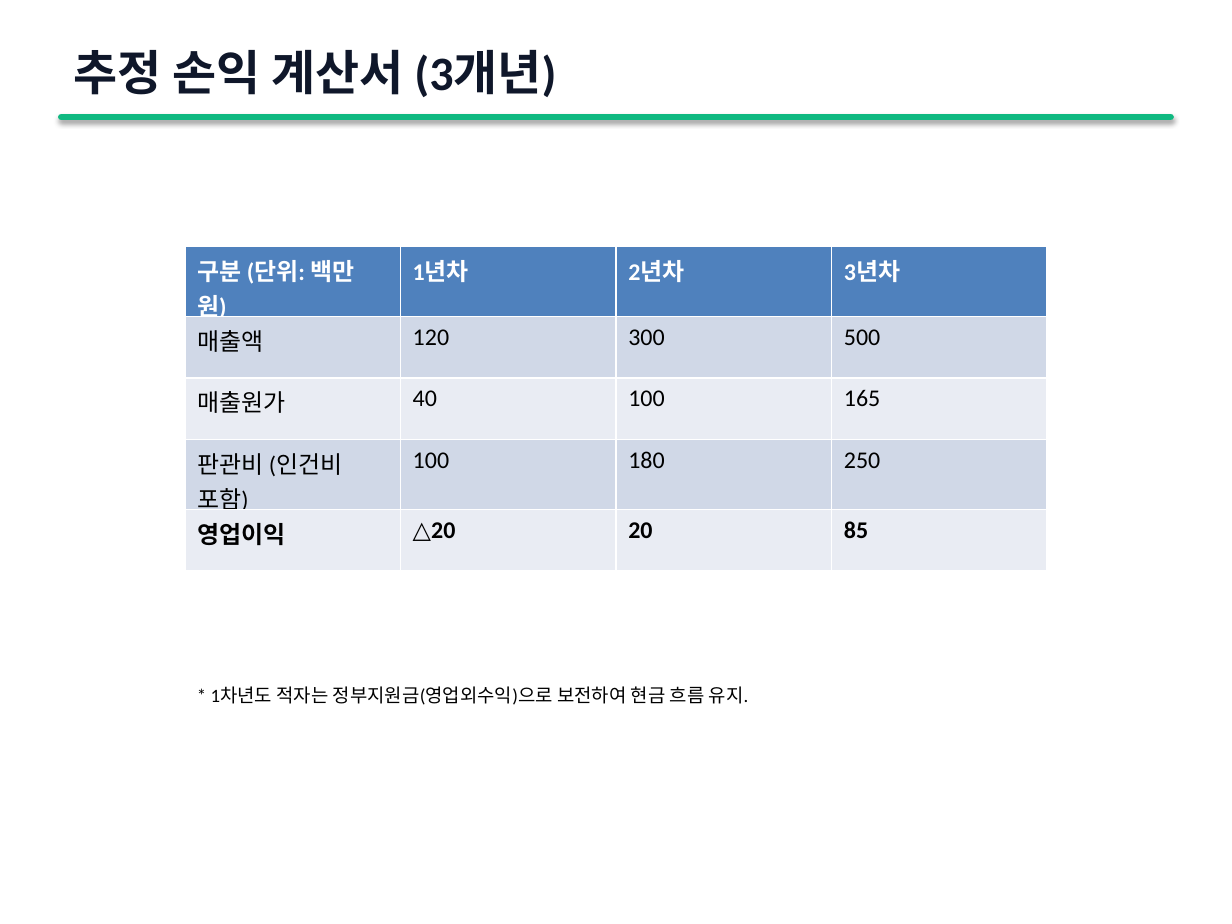
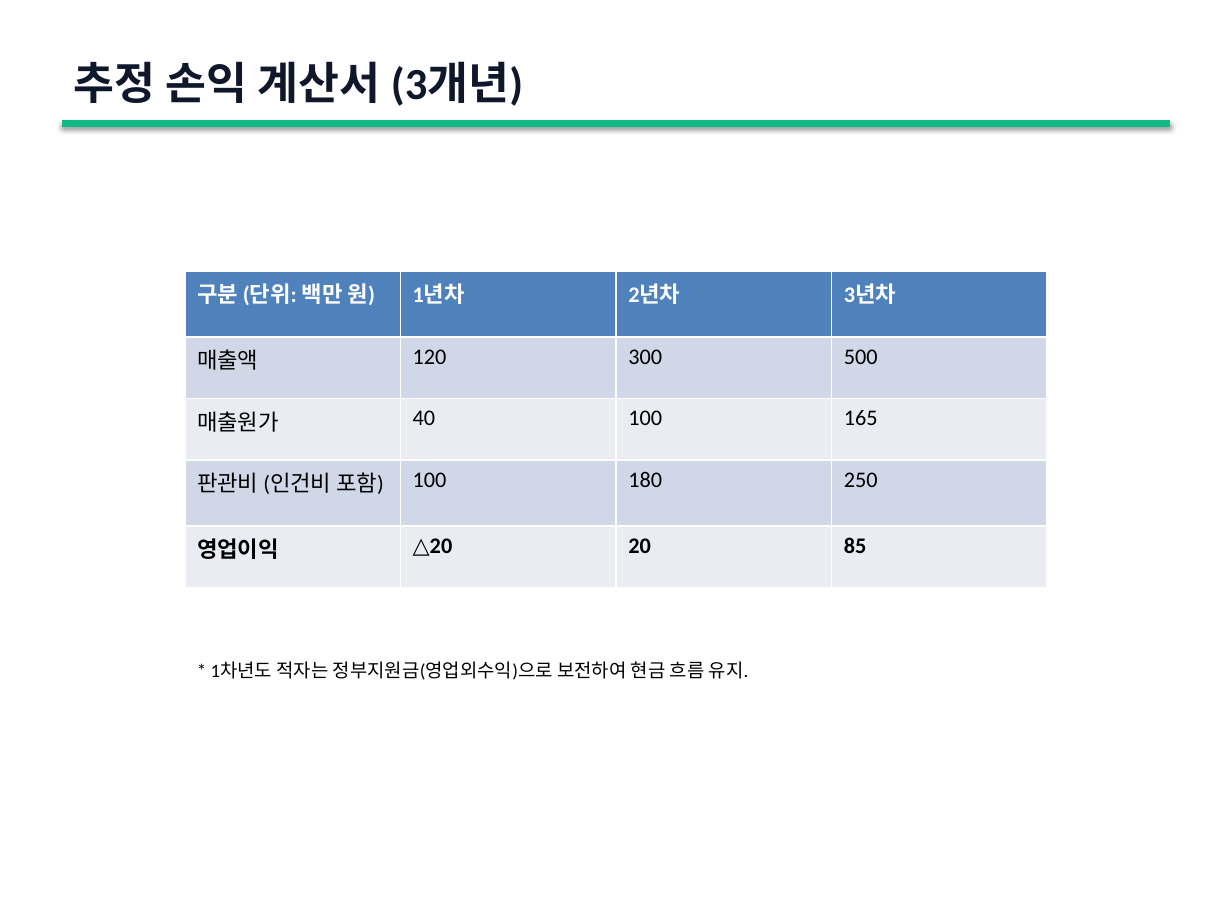
Before and after one commit to ROYSOE/claude-quickstarts, a slide deck: slide 14 of ReSpring_Business_Plan.pptx. Drawn at 1232x924 pixels with LibreOffice and Linux fonts; fonts in the diff are those of the drawing. Boxes give left, top, right and bottom in pixels: in the first picture for what was removed or moved away, otherwise in the second. Text is boxed around its words. In the diff, an @@ line names an element or a change of style, - is before the commit and + after.

```diff
--- a/ReSpring_Business_Plan.pptx
+++ b/ReSpring_Business_Plan.pptx
@@ text "추정 손익 계산서 (3개년)": place and size @@
-text "추정 손익 계산서 (3개년)" at (74,49,556,97)
+text "추정 손익 계산서 (3개년)" at (74,61,523,106)
@@ text "추정 손익 계산서 (3개년)" at (74,61,523,106): size 28 to 26 pt @@
@@ rectangle removed at (62,117,1170,117) @@
@@ line added from (62, 123) to (1170, 123), #10B981 4 pt @@
@@ table at (185,271,1047,579) @@
@@ size 14 to 13 pt @@
@@ table: place and size @@
-table at (185,246,1047,554)
+table at (185,271,1047,579)
@@ text "* 1차년도 적자는 정부지원금(영업외수익)으로 보전하여 ...": place and size @@
-text "* 1차년도 적자는 정부지원금(영업외수익)으로 보전하여 ..." at (211,686,749,705)
+text "* 1차년도 적자는 정부지원금(영업외수익)으로 보전하여 ..." at (211,661,749,680)
```
Also in this commit, not shown: 16 other slides changed, 1 other file.
